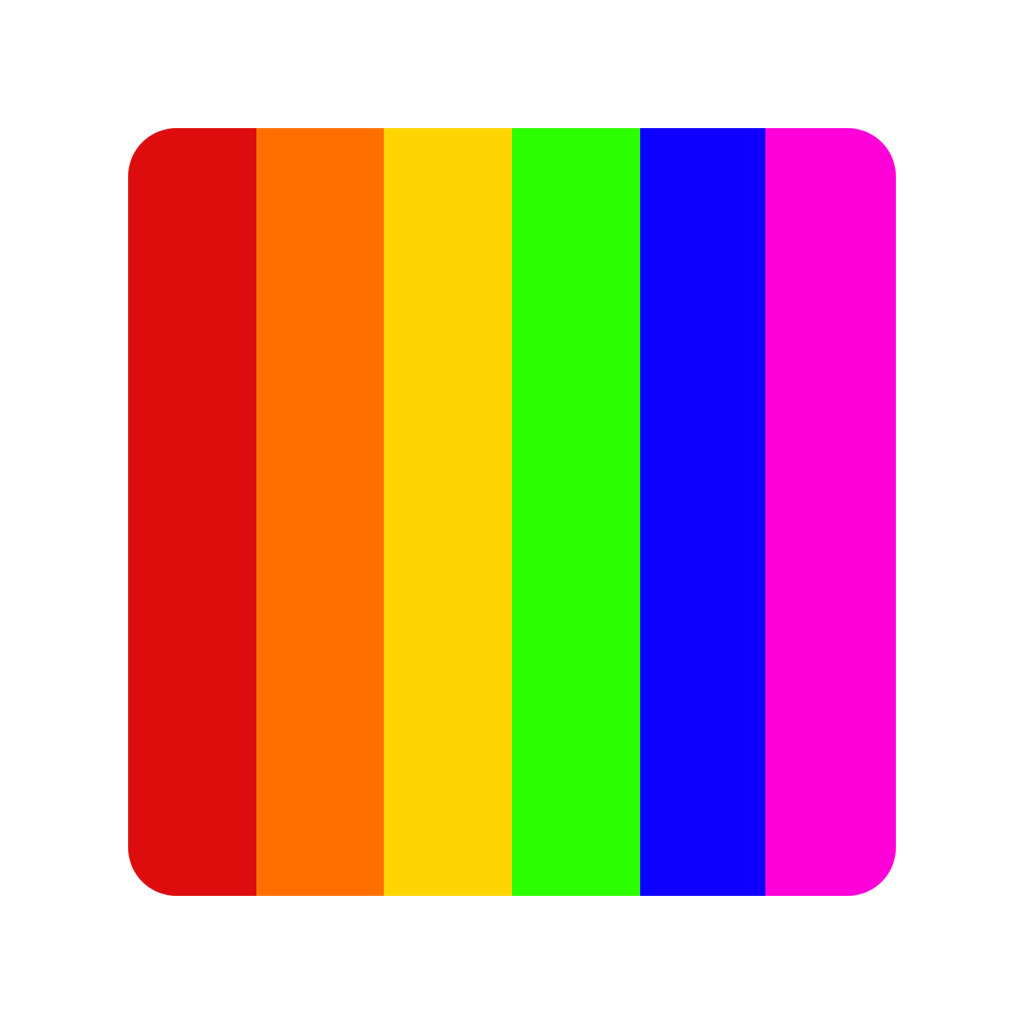
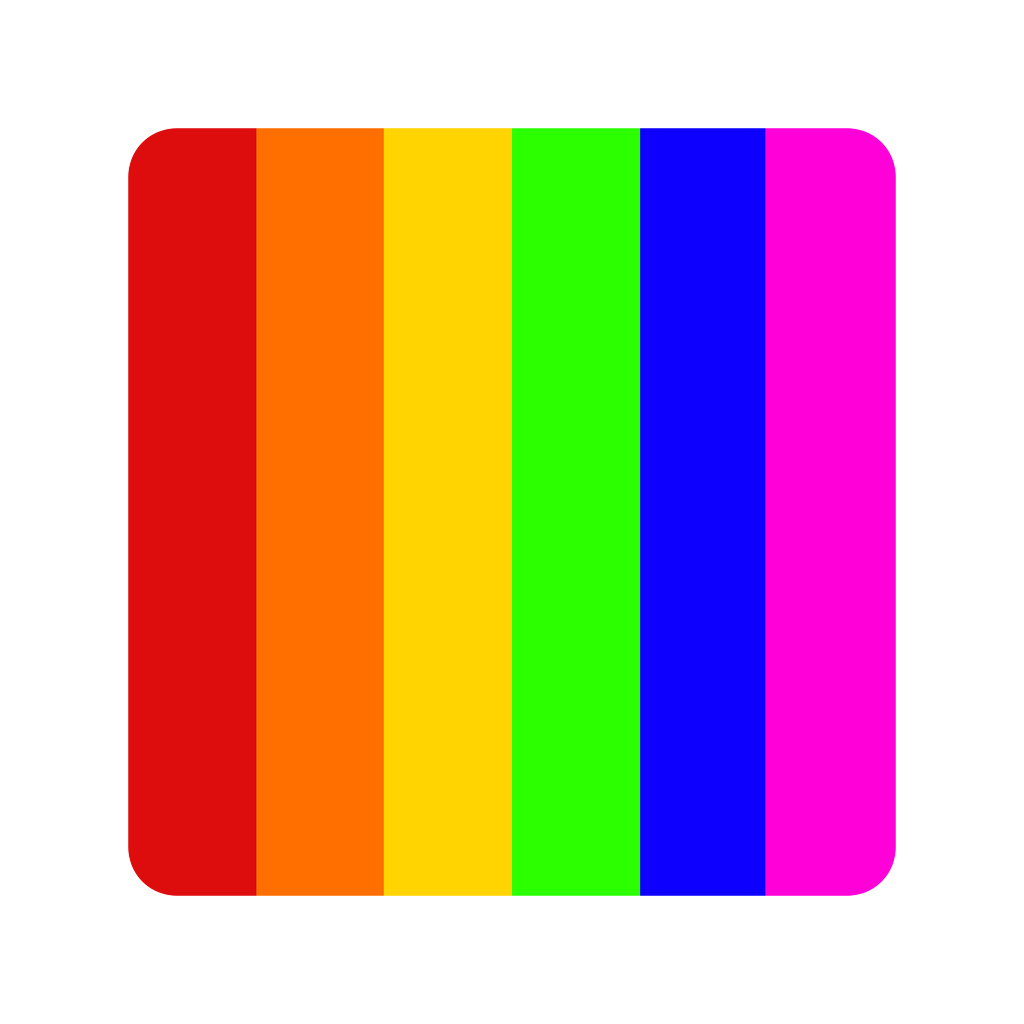
Before/after of a (1024, 1024) layered artwork. What changed in the layer stack:
added layer "Rounded Spectrum - Thick Border" above "Mask - Thin Border" over (128, 128, 896, 896)
hid "Rounded Spectrum" over (128, 128, 896, 896)
